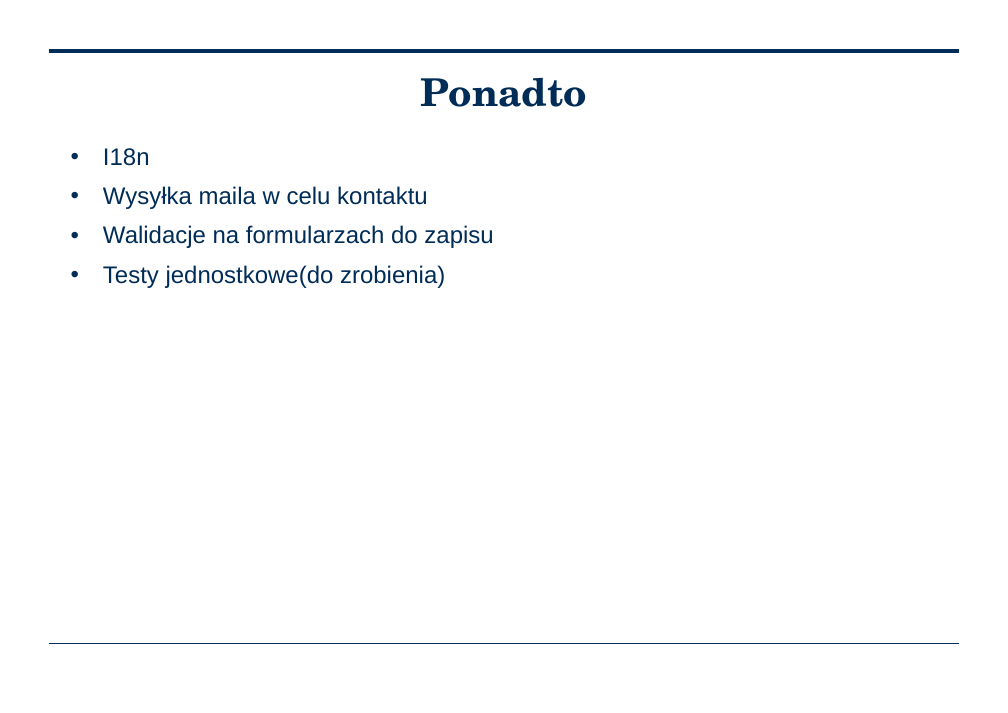
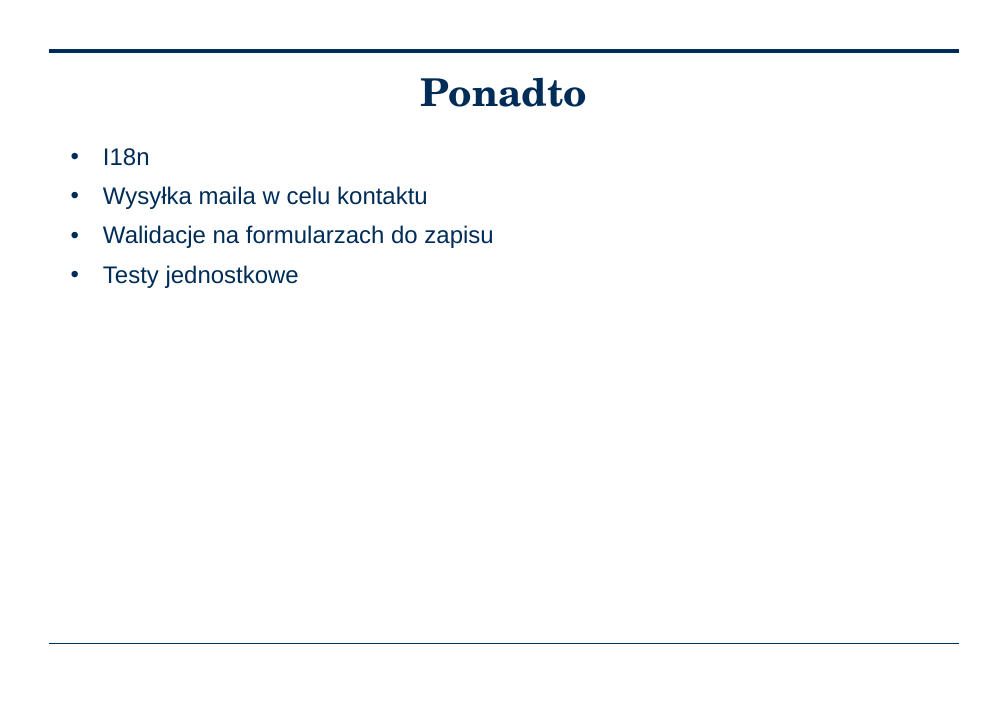
Before and after one commit to mcintosh7/WSBBugTracker, a slide deck: slide 7 of WSB Bugtracker Arkadiusz Chmal.pptx. Drawn at 1008x713 pixels with LibreOffice and Linux fonts; fonts in the diff are those of the drawing; background and template pictures are left out. Boxes give left, top, right and bottom in pixels: in the first picture for what was removed or moved away, otherwise in the second. Text is boxed around its words. In the diff, an @@ line names an element or a change of style, - is before the commit and + after.

```diff
--- a/WSB Bugtracker Arkadiusz Chmal.pptx
+++ b/WSB Bugtracker Arkadiusz Chmal.pptx
@@ text at (103, 265, 299, 288): text changed @@
-• Testy jednostkowe(do zrobienia)
+• Testy jednostkowe
```
Also in this commit, not shown: 2 other slides changed, 3 slides removed.
